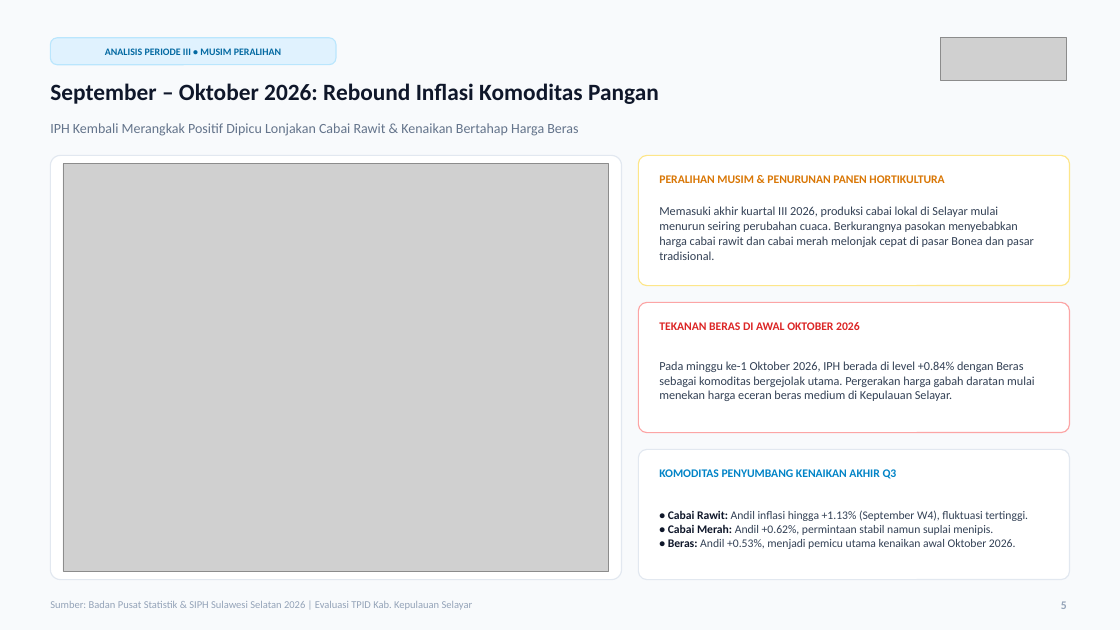
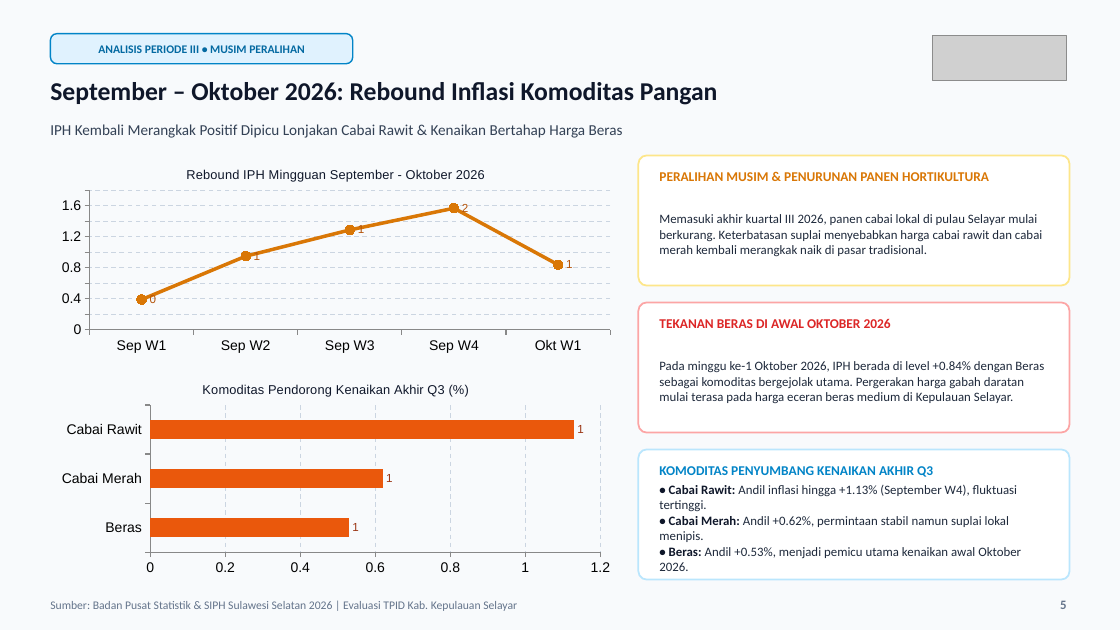
Before and after one commit to ridsonap/siph, a slide deck: slide 5 of Materi IPH.pptx. Drawn at 1120x630 pixels with LibreOffice and Linux fonts; fonts in the diff are those of the drawing; grey boxes stand for pictures. Boxes give left, top, right and bottom in pixels: in the first picture for what was removed or moved away, otherwise in the second. Text is boxed around its words. In the diff, an @@ line names an element or a change of style, - is before the commit and + after.

```diff
--- a/Materi IPH.pptx
+++ b/Materi IPH.pptx
@@ text "ANALISIS PERIODE III • MUSIM ..." at (98, 45, 305, 53): size 8.5 to 10 pt @@
@@ rounded rectangle: place and size @@
-rounded rectangle at (50, 38, 336, 65)
+rounded rectangle at (50, 34, 353, 64)
@@ rounded rectangle at (50, 34, 353, 64): outline #BAE6FD 1 pt to #0284C7 1.2 pt; proportions changed @@
@@ picture: place and size @@
-picture at (941, 38, 1067, 81)
+picture at (933, 35, 1067, 81)
@@ text "September – Oktober 2026: Rebound ..." at (50, 82, 718, 105): size 20 to 22 pt @@
@@ text "IPH Kembali Merangkak Positif Dipicu ..." at (50, 124, 623, 138): size 12 to 13 pt, text colour #64748B to #334155 @@
@@ rounded rectangle removed at (50, 155, 622, 580) @@
@@ line chart added at (50, 155, 622, 357) @@
+title "Rebound IPH Mingguan September - Oktober 2026"
+categories: Sep W1, Sep W2, Sep W3, Sep W4, Okt W1
+Series 1: 0, 1, 1, 2, 1
@@ picture removed at (63, 164, 609, 571) @@
@@ rounded rectangle at (639, 155, 1070, 286): outline #FDE68A 1 pt to #FDE68A 1.5 pt @@
@@ text at (659, 214, 1042, 256): text changed; size 10.5 to 11 pt; text colour #334155 to #1E293B @@
-Memasuki akhir kuartal III 2026, produksi cabai lokal di Selayar mulai menurun seiring perubahan cuaca. Berkurangnya pasokan menyebabkan harga cabai rawit dan cabai merah melonjak cepat di pasar Bonea dan pasar tradisional.
+Memasuki akhir kuartal III 2026, panen cabai lokal di pulau Selayar mulai berkurang. Keterbatasan suplai menyebabkan harga cabai rawit dan cabai merah kembali merangkak naik di pasar tradisional.
@@ rounded rectangle at (639, 302, 1070, 433): outline #FCA5A5 1 pt to #FCA5A5 1.5 pt @@
@@ bar chart added at (50, 370, 622, 580) @@
+title "Komoditas Pendorong Kenaikan Akhir Q3 (%)"
+categories: Beras, Cabai Merah, Cabai Rawit
+Series 1: 1, 1, 1
@@ text at (659, 361, 1044, 403): text changed; size 10.5 to 11 pt; text colour #334155 to #1E293B @@
-Pada minggu ke-1 Oktober 2026, IPH berada di level +0.84% dengan Beras sebagai komoditas bergejolak utama. Pergerakan harga gabah daratan mulai menekan harga eceran beras medium di Kepulauan Selayar.
+Pada minggu ke-1 Oktober 2026, IPH berada di level +0.84% dengan Beras sebagai komoditas bergejolak utama. Pergerakan harga gabah daratan mulai terasa pada harga eceran beras medium di Kepulauan Selayar.
@@ rounded rectangle at (639, 450, 1070, 580): outline #E2E8F0 1 pt to #BAE6FD 1.5 pt @@
@@ size 10 to 11.5 pt in 3 elements at (659, 172, 989, 181), (659, 319, 891, 328), (659, 466, 933, 477) @@
@@ text at (659, 485, 1021, 571): size 10 to 11 pt in "• Cabai Rawit: Andil inflasi hingga +1.13% ...", "• Beras: Andil +0.53%, menjadi pemicu utama ..."; text colour #334155 to #1E293B in "Andil inflasi hingga +1.13% (September W4), fluktuasi ...", "Andil +0.53%, menjadi pemicu utama kenaikan awal ..." @@
@@ text at (659, 516, 1009, 542): text changed; size 10 to 11 pt; text colour #334155 to #1E293B @@
-• Cabai Merah: Andil +0.62%, permintaan stabil namun suplai menipis.
+• Cabai Merah: Andil +0.62%, permintaan stabil namun suplai lokal menipis.
@@ text "Sumber: Badan Pusat Statistik & ..." at (50, 601, 517, 611): size 9 to 10 pt, text colour #94A3B8 to #64748B @@
@@ text "5" at (1060, 600, 1066, 609): size 10 to 11 pt, text colour #94A3B8 to #64748B @@
```
Also in this commit, not shown: 7 other slides changed, 2 other files.
